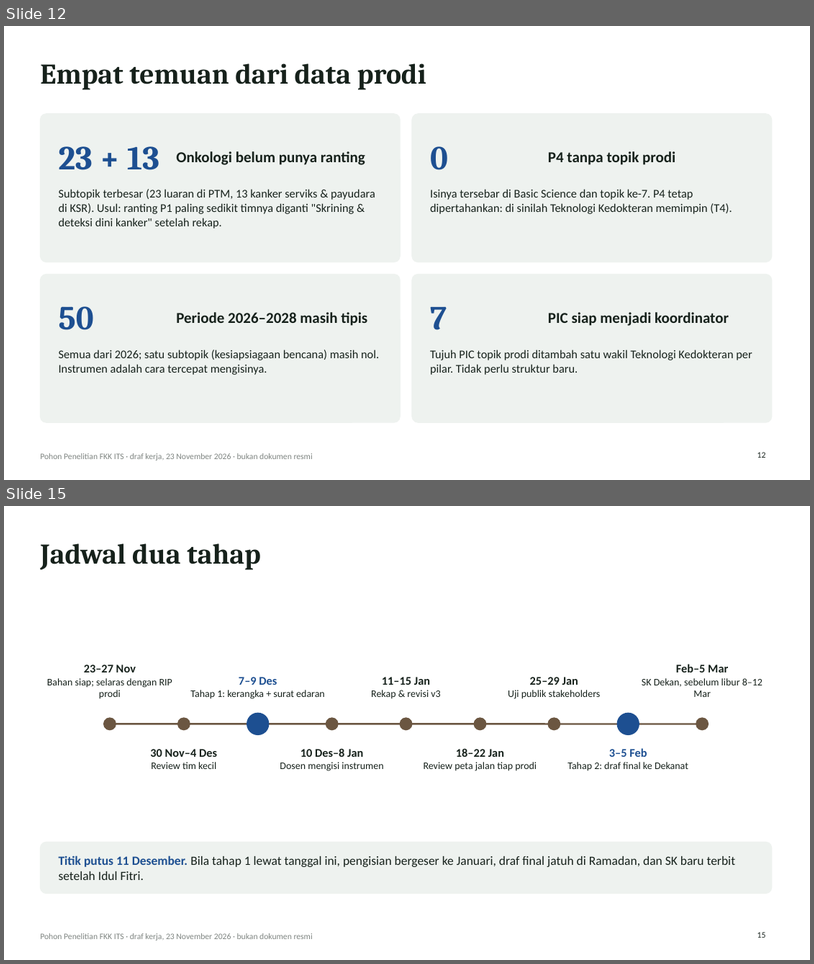
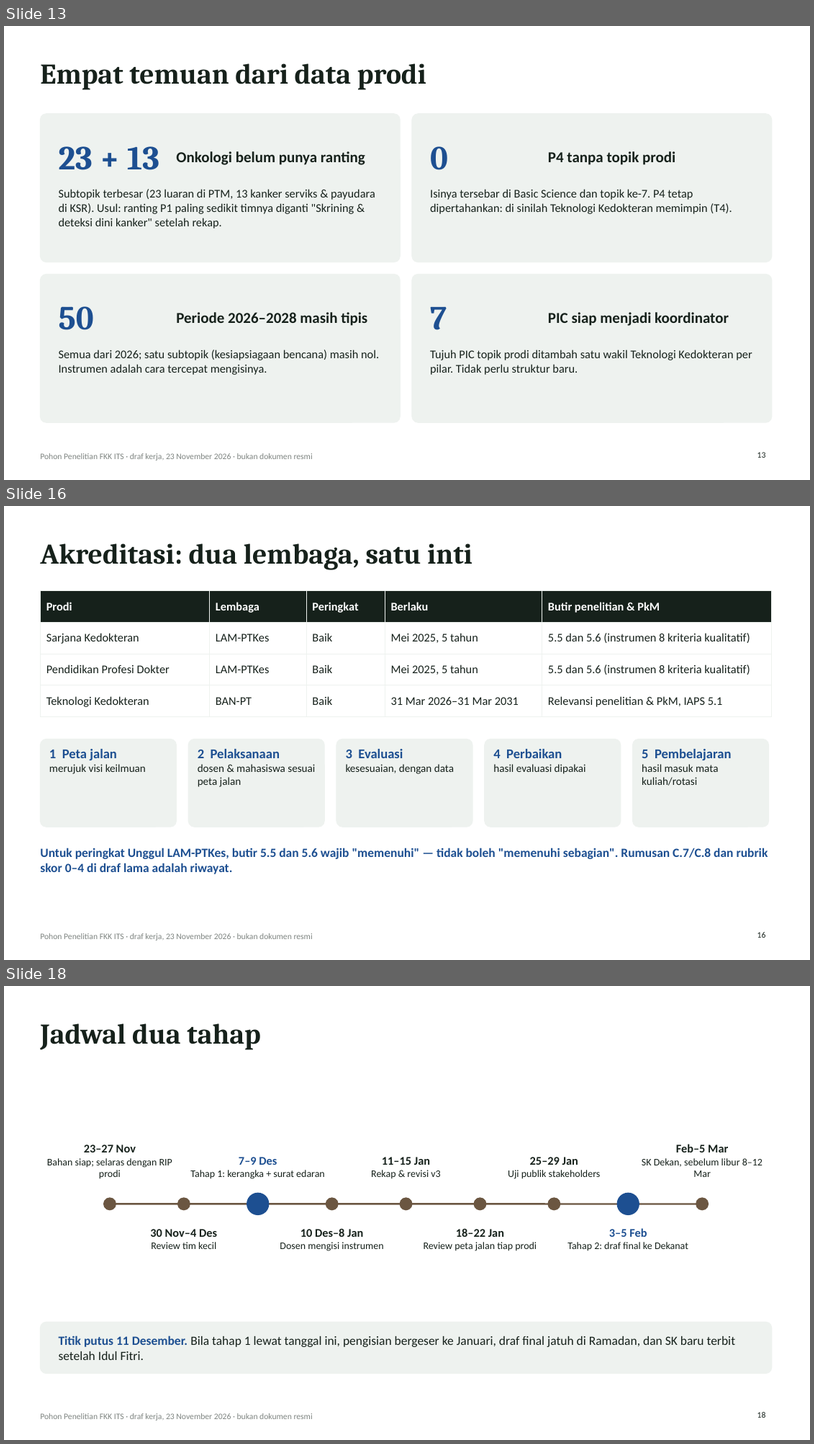
Before and after one commit to anakwirayuda-eng/desa-binaan-dashboard, a slide deck: output/PAPARAN_POHON_PENELITIAN_FKK_ITS.pptx. Shown one above the other, each under a label of ours: slides 12 and 15 before the commit, slides 13, 16 and 18 after it; the slides between them are not shown. The pictures are 814x964 and 814x1444 pixels, drawn with LibreOffice and Linux fonts; fonts in the diff are those of the drawing. Boxes give left, top, right and bottom in pixels: in the first picture for what was removed or moved away, otherwise in the second. Text is boxed around its words. In the diff, an @@ line names an element or a change of style, - is before the commit and + after.

```diff
--- a/output/PAPARAN_POHON_PENELITIAN_FKK_ITS.pptx
+++ b/output/PAPARAN_POHON_PENELITIAN_FKK_ITS.pptx
@@ slide 16 added at box(4, 506, 810, 960), background #FFFFFF; not listed: 1 template element that a slide beside it also shows @@
@@ title added at box(40, 543, 473, 570), 34 pt, text #16211B, bold @@
+Akreditasi: dua lembaga, satu inti
@@ table added at box(40, 591, 772, 710), 4 rows, 5 columns @@
+Prodi | Lembaga | Peringkat | Berlaku | Butir penelitian & PkM
+Sarjana Kedokteran | LAM-PTKes | Baik | Mei 2025, 5 tahun | 5.5 dan 5.6 (instrumen 8 kriteria kualitatif)
+Pendidikan Profesi Dokter | LAM-PTKes | Baik | Mei 2025, 5 tahun | 5.5 dan 5.6 (instrumen 8 kriteria kualitatif)
+Teknologi Kedokteran | BAN-PT | Baik | 31 Mar 2026–31 Mar 2031 | Relevansi penelitian & PkM, IAPS 5.1
@@ rounded rectangle added at box(40, 739, 176, 826), fill #EEF2EF, outline #EEF2EF 1 pt @@
@@ rounded rectangle added at box(188, 739, 324, 826), fill #EEF2EF, outline #EEF2EF 1 pt @@
@@ rounded rectangle added at box(337, 739, 473, 826), fill #EEF2EF, outline #EEF2EF 1 pt @@
@@ rounded rectangle added at box(485, 739, 621, 826), fill #EEF2EF, outline #EEF2EF 1 pt @@
@@ rounded rectangle added at box(633, 739, 769, 826), fill #EEF2EF, outline #EEF2EF 1 pt @@
@@ text added at box(49, 749, 146, 774), 13 pt, text #16211B @@
+1 Peta jalan
+merujuk visi keilmuan
@@ text added at box(198, 749, 315, 787), 13 pt, text #16211B @@
+2 Pelaksanaan
+dosen & mahasiswa sesuai peta jalan
@@ text added at box(346, 749, 454, 774), 13 pt, text #16211B @@
+3 Evaluasi
+kesesuaian, dengan data
@@ text added at box(494, 749, 586, 774), 13 pt, text #16211B @@
+4 Perbaikan
+hasil evaluasi dipakai
@@ text added at box(642, 749, 732, 785), 13 pt, text #16211B @@
+5 Pembelajaran
+hasil masuk mata kuliah/rotasi
@@ text added at box(40, 847, 769, 874), 15 pt, text #1D4F91, bold @@
+Untuk peringkat Unggul LAM-PTKes, butir 5.5 dan 5.6 wajib "memenuhi" — tidak boleh "memenuhi sebagian". Rumusan C.7/C.8 dan rubrik skor 0–4 di draf lama adalah riwayat.
@@ page number added at box(758, 932, 766, 937), 10 pt, text #16211B @@
+16
@@ what was slide 12 is now slide 13 @@
@@ what was slide 15 is now slide 18 @@
@@ page number at box(758, 1412, 766, 1417): text changed @@
-15
+18
```
Also in this commit, not shown: 6 slides changed, 4 other slides added, 1 slide removed, 16 other files.
